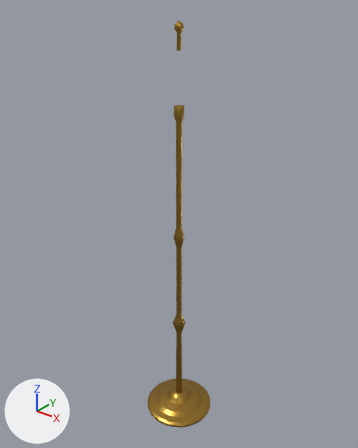
Two versions of the glTF model assets/models/floor_lamp/floor_lamp.glb, one commit apart.
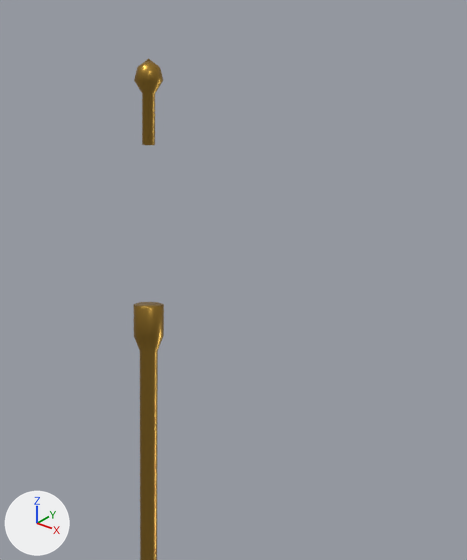
The first picture shows the older version from a 50 mm lens placed at (1.18, -1.475, 1.928), pointed at (-0.027, 0.033, 0.993). The close-ups show the older and then the newer version on the part from 36% to 81% of the width and 0% to 43% of the height of that picture. Only the edits that show in the close-ups are written down. The axes (+X, +Y, +Z) are drawn at lower left. The lights are the same throughout. Where no turn or scale is listed for an object, it has been applied to the vertices.

Names of what the first close-up shows: 'Mesh_Finial', 'Mesh_Stem'.
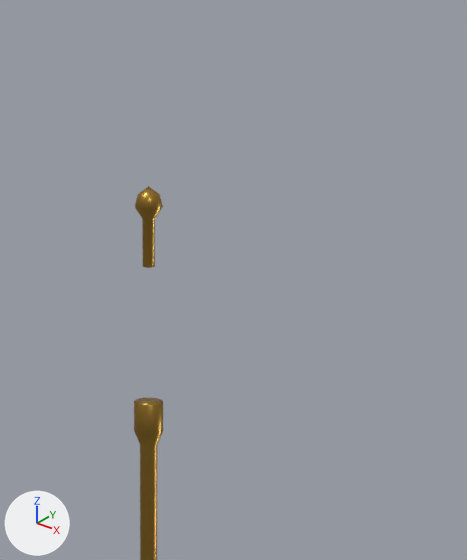
Pixel boxes (x1, y1, x2, y2) of what changed, in the close-ups (467 x 560 px):
'Mesh_Stem', reshaped: before (133, 302, 164, 560); after (134, 398, 163, 560)
'Mesh_Finial', moved: before (134, 58, 163, 145); after (135, 186, 163, 268)

Patch to the scene script:
```diff
--- a/assets/models/floor_lamp/floor_lamp.glb.py
+++ b/assets/models/floor_lamp/floor_lamp.glb.py
@@ me_mesh_stem @@
 # used by ob_mesh_stem; location = (0.0, 0.0, 0.0)
-me_mesh_stem.from_pydata(...)  # 338 vertices, 672 faces; spans x -0.03..0.03, y -0.03..0.03, z 0.08..1.51
+me_mesh_stem.from_pydata(...)  # 338 vertices, 672 faces; spans x -0.03..0.03, y -0.03..0.03, z 0.08..1.38
+# me_mesh_stem part 1: all 73 vertices in x -0.02..0.02, y -0.02..0.02, z 1.45..1.51 are moved by (0.0, 0.0, -0.13)
+# other edits to the shape of me_mesh_stem do not show in these pictures
 me_mesh_stem.materials.append(mat_brass)
@@ ob_mesh_finial @@
 ob_mesh_finial = bpy.data.objects.new('Mesh_Finial', me_mesh_finial)
-ob_mesh_finial.location = (0.0, 0.0, 1.71)
+ob_mesh_finial.location = (0.0, 0.0, 1.56)
```
